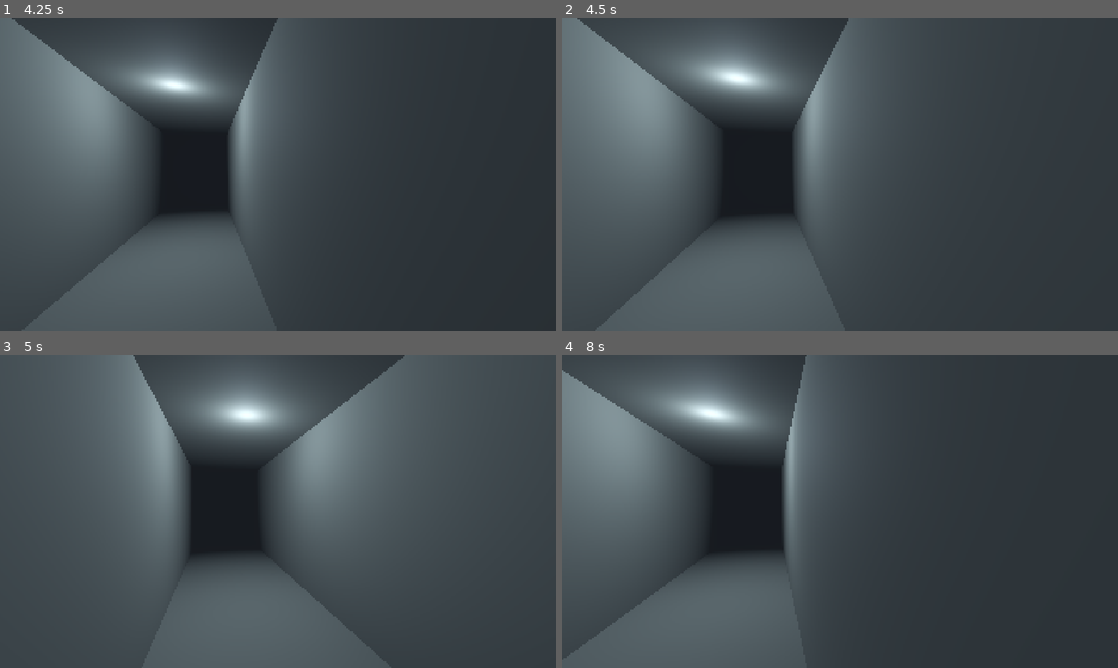
Above: before the commit, frames 1-4 (two rows, left to right).
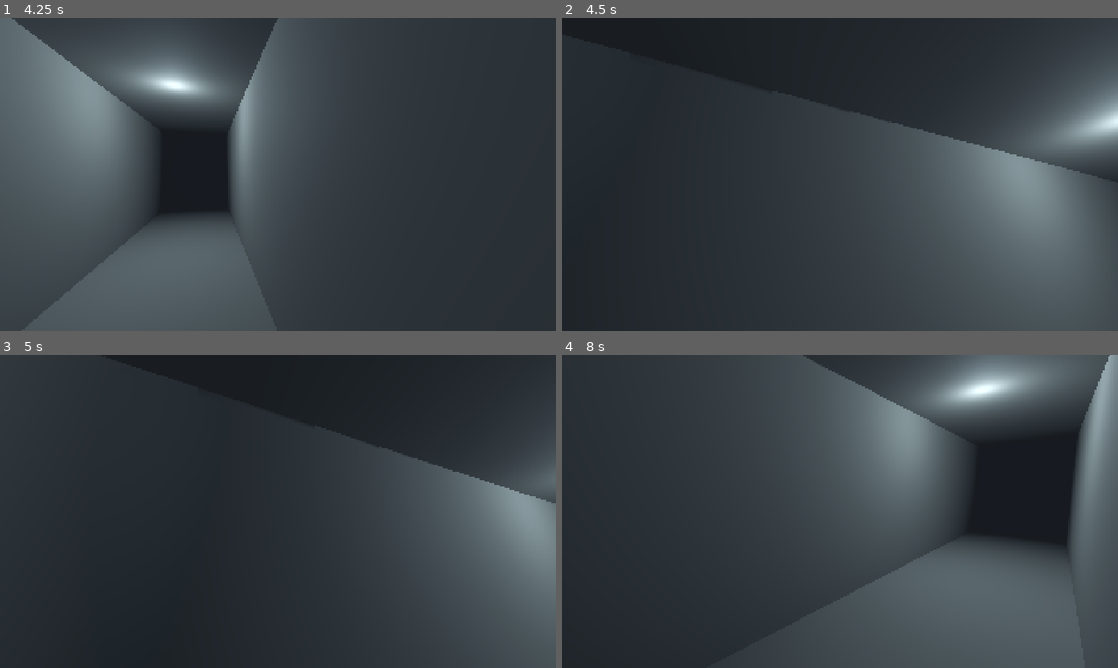
Above: after the commit, the same moments.

Repository: haruki2708/ky-tuc-xa-sau-12-gio
Game: Godot game, scene res://scenes/main/main.tscn
The game is run twice, just before and just after one commit, with the same random seed, the same clock (stepped at 60 frames per second) and the same inputs.
Inputs (mouse positions are in pixels of both pictures, inside the frame that each line leads up to):
- Up to frame 1 (4.25 s): tap Enter at 0.5 s; move the mouse to (305, 174) at 0.52 s; hold E (interact) 0.53-1.28 s; hold W (move_forward) from 0.53 s (still down); click (305, 174) at 0.67 s; move the mouse to (250, 174) at 1.27 s; tap Tab (notebook) at 1.35 s; click (250, 174) at 1.42 s; move the mouse to (289, 168) at 2.02 s; hold Shift (sprint) 2.03-2.78 s; click (289, 168) at 2.17 s; move the mouse to (272, 180) at 2.77 s; tap 0 at 2.85 s; click (272, 180) at 2.92 s; move the mouse to (316, 177) at 3.52 s; tap 7 at 3.6 s; click (316, 177) at 3.67 s; tap Escape (pause) at 4.15 s
- Up to frame 2 (4.5 s): move the mouse to (673, 127) at 4.27 s; release W (move_forward) at 4.28 s; hold A (move_left) from 4.28 s (still down); tap L at 4.35 s; click (673, 127) at 4.42 s
- Up to frame 3 (5 s): keep holding A (move_left)
- Up to frame 4 (8 s): move the mouse to (867, 511) at 5.02 s; release A (move_left) at 5.03 s; hold S (move_back) 5.03-5.78 s; tap one key every 0.75 s from 5.1 s: F E (interact) Tab (notebook) Shift (sprint); click (867, 511) at 5.17 s; move the mouse to (756, 433) at 5.77 s; hold D (move_right) 5.78-6.53 s; click (756, 433) at 5.92 s; move the mouse to (962, 495) at 6.52 s; hold W (move_forward) 6.53-7.28 s; click (962, 495) at 6.67 s; move the mouse to (728, 527) at 7.27 s; hold D (move_right) from 7.28 s (still down); click (728, 527) at 7.42 s

Frame 1 is identical in both runs. In frame 2, 67% of the frame differs, in the area x 0-100%, y 0-100%; in frame 3, 72%; in frame 4, 70%.

Commit message:
T-125: Follow pause signals and reload validated player settings

Diff:
--- a/game/scripts/player/player.gd
+++ b/game/scripts/player/player.gd
@@ -5,11 +5,16 @@
 
 const WALK_SPEED: float = 2.2
 const SPRINT_SPEED: float = 3.6
+const SETTINGS_PATH: String = "user://settings.cfg"
+const DEFAULT_MOUSE_SENSITIVITY: float = 0.002
+const MIN_MOUSE_SENSITIVITY: float = 0.0005
+const MAX_MOUSE_SENSITIVITY: float = 0.006
+const DEFAULT_HEAD_BOB: bool = true
 
-@export var mouse_sensitivity: float = 0.002
+@export var mouse_sensitivity: float = DEFAULT_MOUSE_SENSITIVITY
 @export var acceleration: float = 12.0
 @export var deceleration: float = 16.0
-@export var head_bob_enabled: bool = true
+@export var head_bob_enabled: bool = DEFAULT_HEAD_BOB
 @export var head_bob_amplitude: float = 0.018
 @export_range(0.1, 3.0, 0.01) var walk_step_length: float = 1.1
 @export_range(0.1, 3.0, 0.01) var sprint_step_length: float = 1.4
@@ -29,8 +34,40 @@
 
 
 func _ready() -> void:
+	EventBus.game_paused.connect(_on_game_paused)
+	EventBus.settings_changed.connect(_on_settings_changed)
+	_read_settings(true, true)
 	_set_mouse_captured(true)
 	_step_scale = _next_step_scale()
+
+
+func _on_game_paused(paused: bool) -> void:
+	_set_mouse_captured(not paused)
+
+
+func _on_settings_changed(section: String, key: String) -> void:
+	if section == "input" and key == "mouse_sensitivity":
+		_read_settings(true, false)
+	elif section == "video" and key == "head_bob":
+		_read_settings(false, true)
+
+
+func _read_settings(update_mouse: bool, update_bob: bool) -> void:
+	var config: ConfigFile = ConfigFile.new()
+	if config.load(SETTINGS_PATH) != OK:
+		config.clear()
+	if update_mouse:
+		var sensitivity: Variant = config.get_value("input", "mouse_sensitivity", DEFAULT_MOUSE_SENSITIVITY)
+		mouse_sensitivity = DEFAULT_MOUSE_SENSITIVITY
+		if typeof(sensitivity) == TYPE_FLOAT:
+			if is_finite(sensitivity) and sensitivity >= MIN_MOUSE_SENSITIVITY and sensitivity <= MAX_MOUSE_SENSITIVITY:
+				mouse_sensitivity = sensitivity
+	if update_bob:
+		var bob: Variant = config.get_value("video", "head_bob", DEFAULT_HEAD_BOB)
+		head_bob_enabled = bob if typeof(bob) == TYPE_BOOL else DEFAULT_HEAD_BOB
+		if not head_bob_enabled:
+			# Signals still arrive while the tree is paused; reset without a physics tick.
+			camera.position.y = 0.0
 
 
 func _set_mouse_captured(captured: bool) -> void:
@@ -40,10 +77,7 @@
 
 
 func _unhandled_input(event: InputEvent) -> void:
-	if event.is_action_pressed("pause") and not event.is_echo():
-		_set_mouse_captured(not _mouse_captured)
-		get_viewport().set_input_as_handled()
-	elif event is InputEventMouseMotion and _mouse_captured:
+	if event is InputEventMouseMotion and _mouse_captured:
 		rotate_y(-event.relative.x * mouse_sensitivity)
 		head.rotation.x = clampf(head.rotation.x - event.relative.y * mouse_sensitivity,
 			deg_to_rad(-85.0), deg_to_rad(85.0))
--- a/game/tests/player/test_player.gd
+++ b/game/tests/player/test_player.gd
@@ -28,9 +28,9 @@
 	floor_body = _body(Vector3(120, 0.2, 120), Vector3(0, -0.1, 0))
 	player = PLAYER_SCENE.instantiate() as PlayerController
 	player.position = Vector3(0, 0.5, 0)
-	player.head_bob_enabled = false
 	player._step_rng.seed = 122
 	world.add_child(player)
+	player.head_bob_enabled = false
 	EventBus.interaction_focus_changed.connect(_record_focus)
 	player.footstep.connect(_record_step)
 
@@ -377,7 +377,7 @@
 	assert_true(cycles > 20, "exercise many jittered steps and speed transitions")
 
 
-func test_mouse_look_clamped_and_pause_toggles_capture() -> void:
+func test_mouse_look_clamped_and_pause_signal_toggles_capture() -> void:
 	# Headless cannot capture an OS pointer; assert the controller's requested state.
 	assert_true(player._mouse_captured, "capture requested on ready")
 	if DisplayServer.get_name() != "headless":
@@ -390,17 +390,14 @@
 	motion.relative.y = 100000
 	player._unhandled_input(motion)
 	assert_true(is_equal_approx(player.head.rotation.x, deg_to_rad(-85.0)), "lower pitch clamp")
-	var pause_event: InputEventAction = InputEventAction.new()
-	pause_event.action = &"pause"
-	pause_event.pressed = true
-	player._unhandled_input(pause_event)
-	assert_false(player._mouse_captured, "Esc clears capture request")
-	assert_eq(Input.mouse_mode, Input.MOUSE_MODE_VISIBLE, "Esc releases mouse")
+	EventBus.game_paused.emit(true)
+	assert_false(player._mouse_captured, "pause signal clears capture request")
+	assert_eq(Input.mouse_mode, Input.MOUSE_MODE_VISIBLE, "pause releases mouse")
 	var yaw: float = player.rotation.y
 	player._unhandled_input(motion)
 	assert_eq(player.rotation.y, yaw, "released mouse does not look")
-	player._unhandled_input(pause_event)
-	assert_true(player._mouse_captured, "Esc requests capture again")
+	EventBus.game_paused.emit(false)
+	assert_true(player._mouse_captured, "resume signal requests capture again")
 	if DisplayServer.get_name() != "headless":
 		assert_eq(Input.mouse_mode, Input.MOUSE_MODE_CAPTURED, "OS recapture")
 
--- /dev/null
+++ b/game/tests/player/test_player_settings.gd
@@ -0,0 +1,193 @@
+extends TestCase
+
+const PLAYER_SCENE: PackedScene = preload("res://scenes/player/player.tscn")
+const PlayerController = preload("res://scripts/player/player.gd")
+const SETTINGS_PATH: String = "user://settings.cfg"
+
+var player: PlayerController
+var _had_settings: bool
+var _settings_backup: PackedByteArray
+var _previous_mouse_mode: Input.MouseMode
+var _previous_paused: bool
+
+
+func before_each() -> void:
+	_previous_mouse_mode = Input.mouse_mode
+	_previous_paused = tree.paused
+	_had_settings = FileAccess.file_exists(SETTINGS_PATH)
+	if _had_settings:
+		_settings_backup = FileAccess.get_file_as_bytes(SETTINGS_PATH)
+	assert_eq(ConfigFile.new().save(SETTINGS_PATH), OK, "isolate settings fixture")
+	tree.paused = false
+	_spawn_player()
+
+
+func after_each() -> void:
+	tree.paused = false
+	player.free()
+	if _had_settings:
+		var file: FileAccess = FileAccess.open(SETTINGS_PATH, FileAccess.WRITE)
+		assert_not_null(file, "restore user's exact settings bytes")
+		if file != null:
+			file.store_buffer(_settings_backup)
+			file.close()
+	else:
+		if FileAccess.file_exists(SETTINGS_PATH):
+			assert_eq(DirAccess.remove_absolute(SETTINGS_PATH), OK, "remove temporary settings")
+	tree.paused = _previous_paused
+	Input.mouse_mode = _previous_mouse_mode
+
+
+func _spawn_player() -> void:
+	player = PLAYER_SCENE.instantiate() as PlayerController
+	tree.root.add_child(player)
+	player.set_physics_process(false)
+
+
+func _save(sensitivity: Variant, bob: Variant) -> void:
+	var config: ConfigFile = ConfigFile.new()
+	config.set_value("input", "mouse_sensitivity", sensitivity)
+	config.set_value("video", "head_bob", bob)
+	config.set_value("ui", "locale", "en")
+	assert_eq(config.save(SETTINGS_PATH), OK, "write temporary settings")
+
+
+func _motion() -> InputEventMouseMotion:
+	var event: InputEventMouseMotion = InputEventMouseMotion.new()
+	event.relative = Vector2(10, 5)
+	return event
+
+
+func test_pause_signal_disables_look_and_resume_restores_it() -> void:
+	assert_true(player._mouse_captured, "capture requested at startup")
+	for cycle: int in 2:
+		tree.paused = true
+		EventBus.game_paused.emit(true)
+		assert_false(player._mouse_captured, "pause releases capture even in a paused tree")
+		assert_eq(Input.mouse_mode, Input.MOUSE_MODE_VISIBLE, "pointer released")
+		var yaw: float = player.rotation.y
+		var pitch: float = player.head.rotation.x
+		player._unhandled_input(_motion())
+		assert_eq(player.rotation.y, yaw, "paused mouse does not rotate body")
+		assert_eq(player.head.rotation.x, pitch, "paused mouse does not rotate head")
+		tree.paused = false
+		EventBus.game_paused.emit(false)
+		assert_true(player._mouse_captured, "resume requests capture")
+		if DisplayServer.get_name() != "headless":
+			assert_eq(Input.mouse_mode, Input.MOUSE_MODE_CAPTURED, "OS capture restored")
+		player._unhandled_input(_motion())
+		assert_true(player.rotation.y < yaw, "look works again after resume")
+		assert_true(player.head.rotation.x < pitch, "pitch works again after resume")
+
+
+func test_pause_action_and_escape_do_not_change_capture() -> void:
+	var action: InputEventAction = InputEventAction.new()
+	action.action = &"pause"
+	action.pressed = true
+	var escape: InputEventKey = InputEventKey.new()
+	escape.physical_keycode = KEY_ESCAPE
+	escape.pressed = true
+	for paused: bool in [false, true]:
+		EventBus.game_paused.emit(paused)
+		var mode: Input.MouseMode = Input.mouse_mode
+		player._unhandled_input(action)
+		player._unhandled_input(escape)
+		assert_eq(player._mouse_captured, not paused, "Player leaves pause action to menu")
+		assert_eq(Input.mouse_mode, mode, "Player does not toggle OS mouse mode for Esc")
+
+
+func test_ready_loads_saved_values_without_writing_settings() -> void:
+	_save(0.004, false)
+	var original: PackedByteArray = FileAccess.get_file_as_bytes(SETTINGS_PATH)
+	player.free()
+	_spawn_player()
+	assert_eq(player.mouse_sensitivity, 0.004, "saved sensitivity at ready")
+	assert_false(player.head_bob_enabled, "saved bob at ready")
+	assert_eq(FileAccess.get_file_as_bytes(SETTINGS_PATH), original, "Player only reads settings")
+
+
+func test_settings_signals_update_only_the_matching_key_while_paused() -> void:
+	tree.paused = true
+	EventBus.game_paused.emit(true)
+	_save(0.004, false)
+	var original: PackedByteArray = FileAccess.get_file_as_bytes(SETTINGS_PATH)
+	EventBus.settings_changed.emit("audio", "master_db")
+	EventBus.settings_changed.emit("video", "mouse_sensitivity")
+	EventBus.settings_changed.emit("input", "head_bob")
+	assert_eq(player.mouse_sensitivity, 0.002, "ignore unrelated section/key pairs")
+	assert_true(player.head_bob_enabled, "ignore unrelated settings")
+	EventBus.settings_changed.emit("input", "mouse_sensitivity")
+	assert_eq(player.mouse_sensitivity, 0.004, "sensitivity changes immediately while paused")
+	assert_true(player.head_bob_enabled, "only announced key is reloaded")
+	player.camera.position.y = 0.018
+	EventBus.settings_changed.emit("video", "head_bob")
+	assert_false(player.head_bob_enabled, "bob disabled immediately while paused")
+	assert_eq(player.camera.position.y, 0.0, "camera offset clears without a physics tick")
+	assert_eq(FileAccess.get_file_as_bytes(SETTINGS_PATH), original, "live reload never writes settings")
+	tree.paused = false
+	EventBus.game_paused.emit(false)
+	player._unhandled_input(_motion())
+	assert_true(is_equal_approx(player.rotation.y, -0.04), "new sensitivity changes actual yaw")
+	assert_true(is_equal_approx(player.head.rotation.x, -0.02), "new sensitivity changes actual pitch")
+	_save(0.004, true)
+	EventBus.settings_changed.emit("video", "head_bob")
+	assert_true(player.head_bob_enabled, "bob can be enabled again")
+
+
+func test_missing_file_and_missing_keys_use_contract_defaults() -> void:
+	assert_eq(DirAccess.remove_absolute(SETTINGS_PATH), OK)
+	player.free()
+	_spawn_player()
+	assert_eq(player.mouse_sensitivity, 0.002, "missing file sensitivity default")
+	assert_true(player.head_bob_enabled, "missing file bob default")
+	assert_false(FileAccess.file_exists(SETTINGS_PATH), "Player does not create missing file")
+	_save(0.005, false)
+	EventBus.settings_changed.emit("input", "mouse_sensitivity")
+	EventBus.settings_changed.emit("video", "head_bob")
+	assert_eq(ConfigFile.new().save(SETTINGS_PATH), OK)
+	EventBus.settings_changed.emit("input", "mouse_sensitivity")
+	EventBus.settings_changed.emit("video", "head_bob")
+	assert_eq(player.mouse_sensitivity, 0.002, "missing key resets previous sensitivity")
+	assert_true(player.head_bob_enabled, "missing key resets previous bob setting")
+	assert_eq(DirAccess.remove_absolute(SETTINGS_PATH), OK)
+	EventBus.settings_changed.emit("input", "mouse_sensitivity")
+	EventBus.settings_changed.emit("video", "head_bob")
+	assert_false(FileAccess.file_exists(SETTINGS_PATH), "reload does not create missing file")
+
+
+func test_invalid_settings_fall_back_instead_of_clamping_or_coercing() -> void:
+	for value: Variant in ["0.004", true, 1, 0.0004, 0.0061, -0.002, INF, -INF, NAN]:
+		_save(0.004, false)
+		EventBus.settings_changed.emit("input", "mouse_sensitivity")
+		_save(value, false)
+		EventBus.settings_changed.emit("input", "mouse_sensitivity")
+		assert_eq(player.mouse_sensitivity, 0.002, "invalid sensitivity defaults: %s" % str(value))
+	for value: Variant in ["false", 0, 1, 0.0, [], {}]:
+		_save(0.004, false)
+		EventBus.settings_changed.emit("video", "head_bob")
+		_save(0.004, value)
+		EventBus.settings_changed.emit("video", "head_bob")
+		assert_true(player.head_bob_enabled, "invalid bob defaults: %s" % str(value))
+	_save("invalid", "invalid")
+	player.free()
+	_spawn_player()
+	assert_eq(player.mouse_sensitivity, 0.002, "startup uses same validation")
+	assert_true(player.head_bob_enabled, "startup invalid bob defaults")
+
+
+func test_sensitivity_accepts_both_inclusive_bounds() -> void:
+	for sensitivity: float in [0.0005, 0.006]:
+		_save(sensitivity, true)
+		EventBus.settings_changed.emit("input", "mouse_sensitivity")
+		assert_eq(player.mouse_sensitivity, sensitivity, "inclusive contract bound")
+
+
+func test_freed_player_leaves_no_signal_connections() -> void:
+	var pause_count: int = EventBus.game_paused.get_connections().size()
+	var settings_count: int = EventBus.settings_changed.get_connections().size()
+	player.free()
+	assert_eq(EventBus.game_paused.get_connections().size(), pause_count - 1, "pause listener freed")
+	assert_eq(EventBus.settings_changed.get_connections().size(), settings_count - 1, "settings listener freed")
+	EventBus.game_paused.emit(true)
+	EventBus.settings_changed.emit("input", "mouse_sensitivity")
+	_spawn_player()
Not shown, added: game/tests/player/test_player_settings.gd.uid
